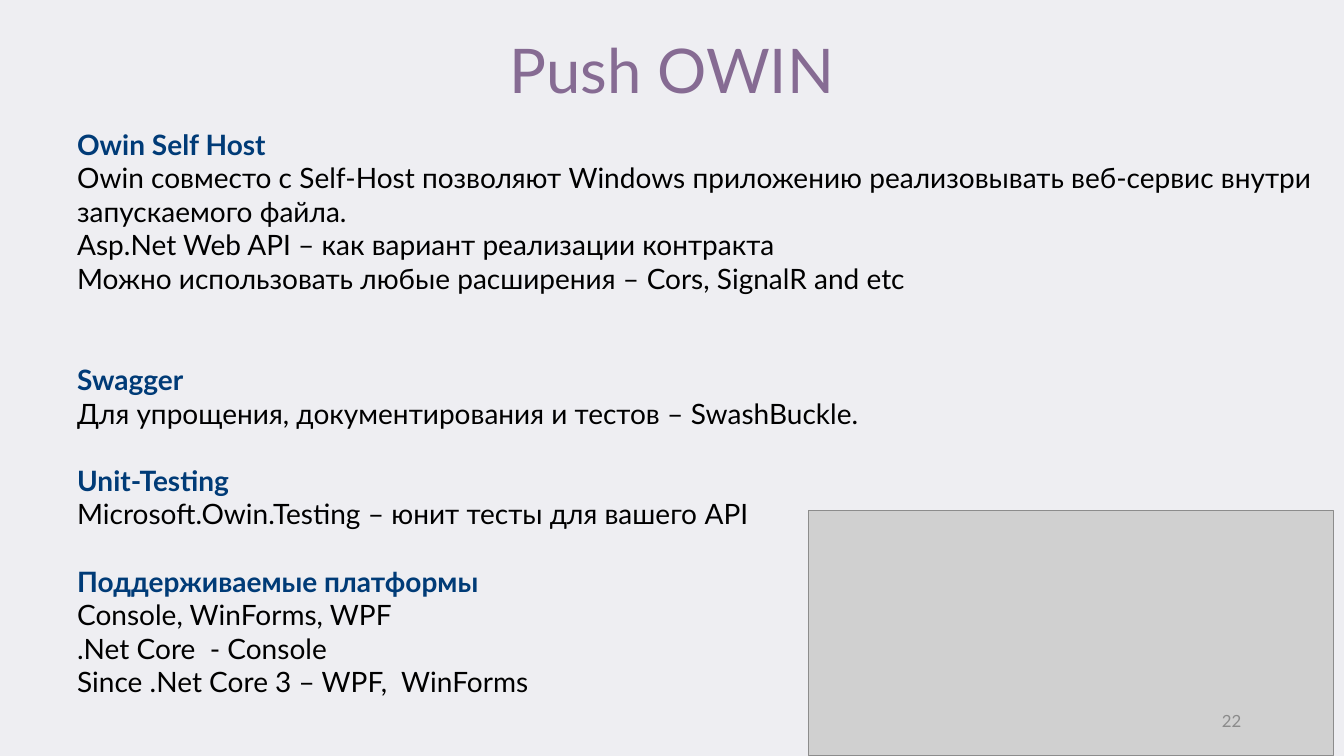
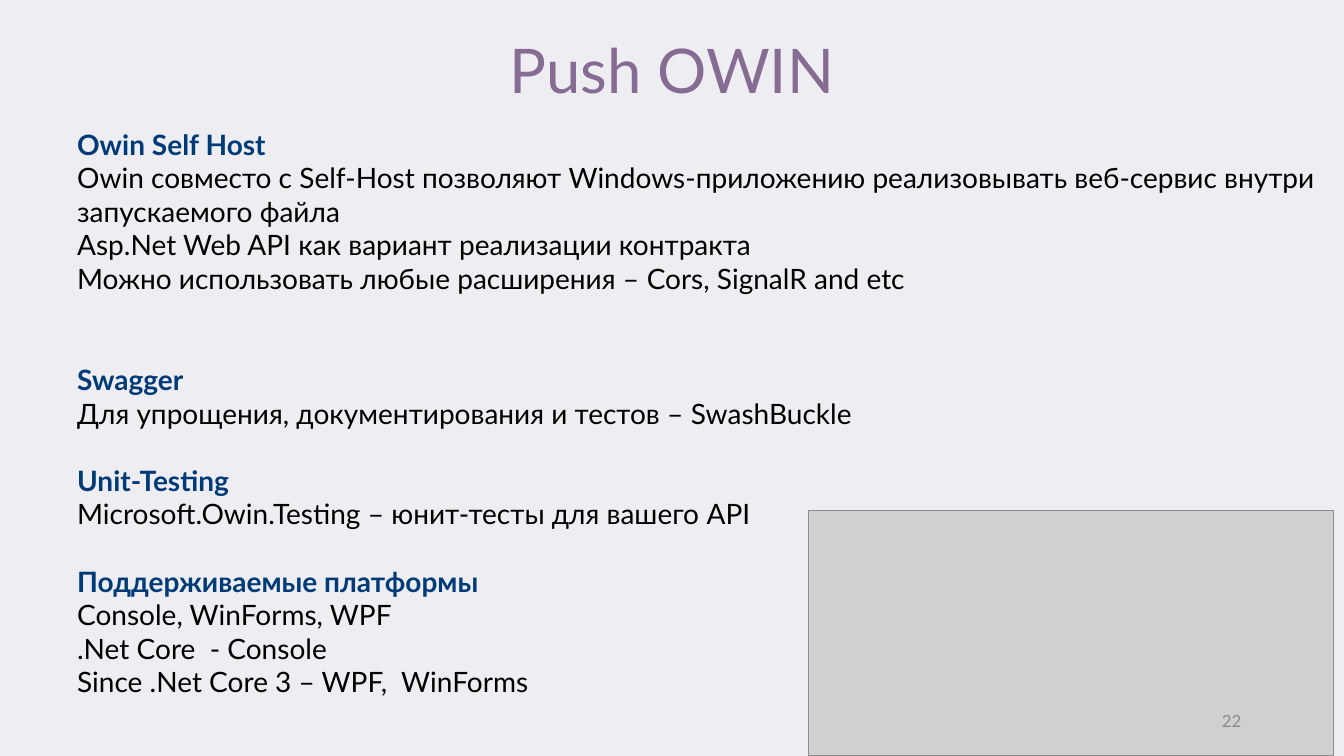
Before and after one commit to VAZarubin/ClientNotification, a slide deck: slide 22 of От Сервера клиенту или как это работает у.pptx. Drawn at 1344x756 pixels with LibreOffice and Linux fonts; fonts in the diff are those of the drawing; grey boxes stand for pictures. Boxes give left, top, right and bottom in pixels: in the first picture for what was removed or moved away, otherwise in the second. Text is boxed around its words. In the diff, an @@ line names an element or a change of style, - is before the commit and + after.

```diff
--- a/От Сервера клиенту или как это работает у.pptx
+++ b/От Сервера клиенту или как это работает у.pptx
@@ text at [77, 167, 1314, 260]: text changed @@
-Owin совместо с Self-Host позволяют Windows приложению реализовывать веб-сервис внутри запускаемого файла.
-Asp.Net Web API – как вариант реализации контракта
+Owin совместо с Self-Host позволяют Windows-приложению реализовывать веб-сервис внутри запускаемого файла
+Asp.Net Web API как вариант реализации контракта
@@ text at [77, 403, 852, 429]: text changed @@
-Для упрощения, документирования и тестов – SwashBuckle.
+Для упрощения, документирования и тестов – SwashBuckle
@@ text at [77, 503, 751, 529]: text changed @@
-Microsoft.Owin.Testing – юнит тесты для вашего API
+Microsoft.Owin.Testing – юнит-тесты для вашего API
```
Also in this commit, not shown: 22 other slides changed.
